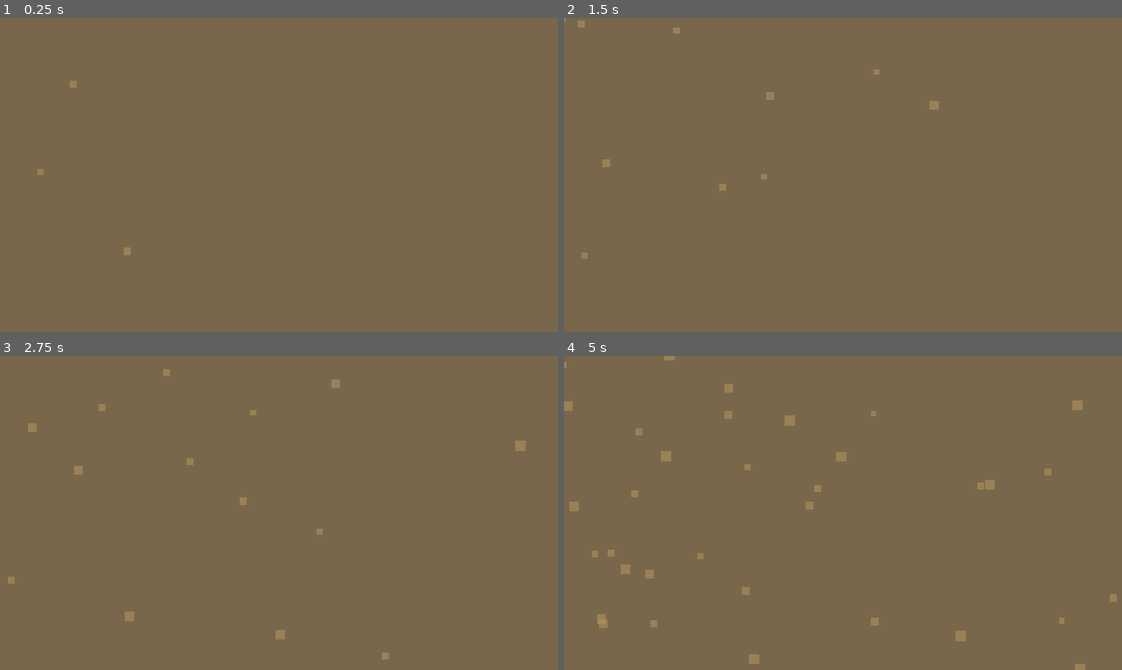
Above: before the commit, frames 1-4 (two rows, left to right).
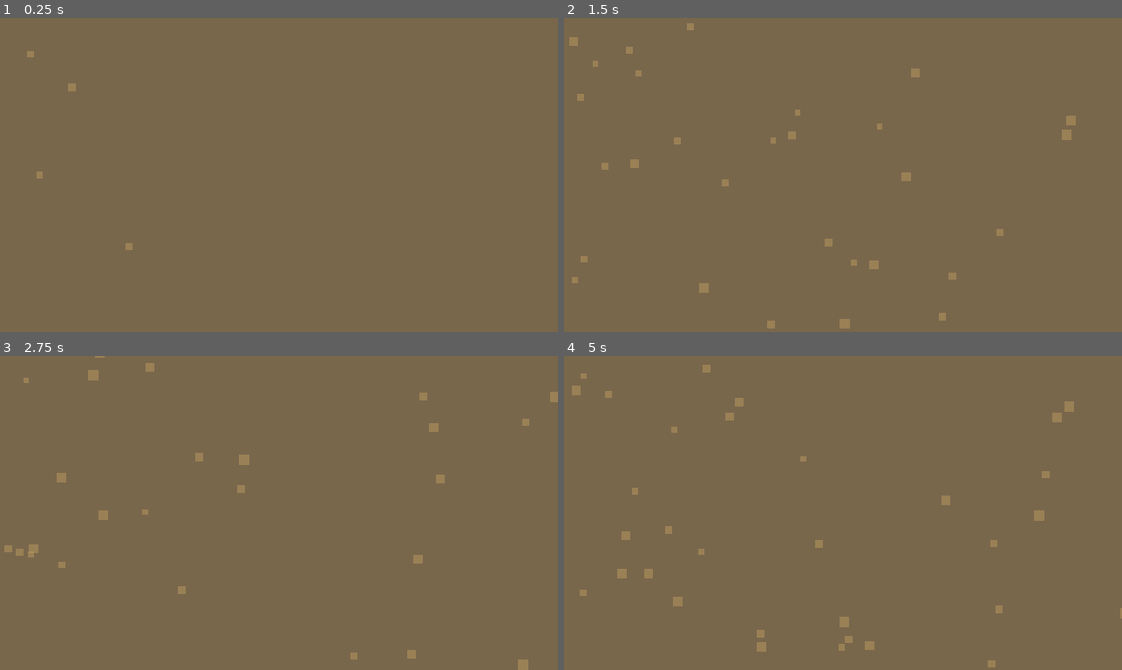
Above: after the commit, the same moments.

Repository: bilal-feroz/Dhikra
Game: Godot game, scene res://dust_storm_zone.tscn
Same seed, same stepped clock (60 frames per second), same inputs: the game is played once before the commit and once after it. This scene is started directly instead of the project's main scene.
Inputs:
- Up to frame 1 (0.25 s): no input
- Up to frame 2 (1.5 s): tap Enter (ui_accept) at 0.5, 0.77 s; hold Right (ui_right) 0.53-1.28 s; hold E (player_dig) 0.53-1.28 s; hold Down (ui_down) from 1.28 s (still down); tap R (player_dowse) at 1.35 s
- Up to frame 3 (2.75 s): tap Enter (ui_accept) at 1.52 s; release Down (ui_down) at 2.03 s; hold Right (ui_right) from 2.03 s (still down); tap Q (player_rain) at 2.1 s
- Up to frame 4 (5 s): release Right (ui_right) at 2.78 s; hold Up (ui_up) 2.78-3.53 s; tap Shift (player_run) at 2.85 s; tap Enter (ui_accept) at 3.02, 3.77, 4.52 s; hold Left (ui_left) from 3.53 s (still down); tap T (player_write) at 3.6 s; tap P at 4.35 s

The runs differ from the first frame. In frame 1, 0.1% of the frame differs, in the area x 4-24%, y 10-76%; in frame 2, 1.2%; in frame 3, 1.5%; in frame 4, 2.2%, in the area x 0-100%, y 0-100%.

Commit message:
Shorten dust storm duration and remove fade out
Dust storms now despawn immediately after a shorter duration (20s instead of 60s), with no fade-out effect. Particle lifetime is reduced for quicker disappearance, and storm spawn interval is increased to 40s. These changes make storms less persistent and visually snappier.

Diff:
--- a/dust_storm_spawner.gd
+++ b/dust_storm_spawner.gd
@@ -50,6 +50,12 @@
 	print("!!! DUST STORM SPAWNED RIGHT ON YOU at: ", storm.global_position)
 	print("Player position: ", player.global_position)
 
+	# Auto-remove after duration - IMMEDIATE removal, no fade
+	await get_tree().create_timer(storm_duration).timeout
+	if is_instance_valid(storm):
+		storm.queue_free()
+	active_storms.erase(storm)
+
 func _spawn_storm_near_player() -> void:
 	if active_storms.size() >= max_active_storms:
 		return
@@ -74,13 +80,9 @@
 
 	print("DUST STORM SPAWNED at: ", storm.global_position, " (Player at: ", player.global_position, ")")
 
-	# Auto-remove after duration
+	# Auto-remove after duration - IMMEDIATE removal, no fade
 	await get_tree().create_timer(storm_duration).timeout
 	if is_instance_valid(storm):
-		# Fade out
-		var tween = create_tween()
-		tween.tween_property(storm, "modulate:a", 0.0, 2.0)
-		await tween.finished
 		storm.queue_free()
 	active_storms.erase(storm)
 
--- a/dust_storm_zone.gd
+++ b/dust_storm_zone.gd
@@ -49,7 +49,7 @@
 	var particles = CPUParticles2D.new()
 	particles.emitting = true
 	particles.amount = 500  # Tons of particles for full screen
-	particles.lifetime = 4.0  # Longer lifetime
+	particles.lifetime = 1.5  # Shorter lifetime so they disappear quickly when storm ends
 	particles.emission_shape = CPUParticles2D.EMISSION_SHAPE_SPHERE
 	particles.emission_sphere_radius = 3000.0  # GIGANTIC emission area
 	particles.direction = Vector2(1, 0)
--- a/world.tscn
+++ b/world.tscn
@@ -211,8 +211,8 @@
 [node name="DustStormSpawner" type="Node2D" parent="."]
 y_sort_enabled = true
 script = ExtResource("21_spawner")
-spawn_interval = 20.0
-storm_duration = 60.0
+spawn_interval = 40.0
+storm_duration = 20.0
 max_active_storms = 2
 min_spawn_distance = 150.0
 max_spawn_distance = 400.0
